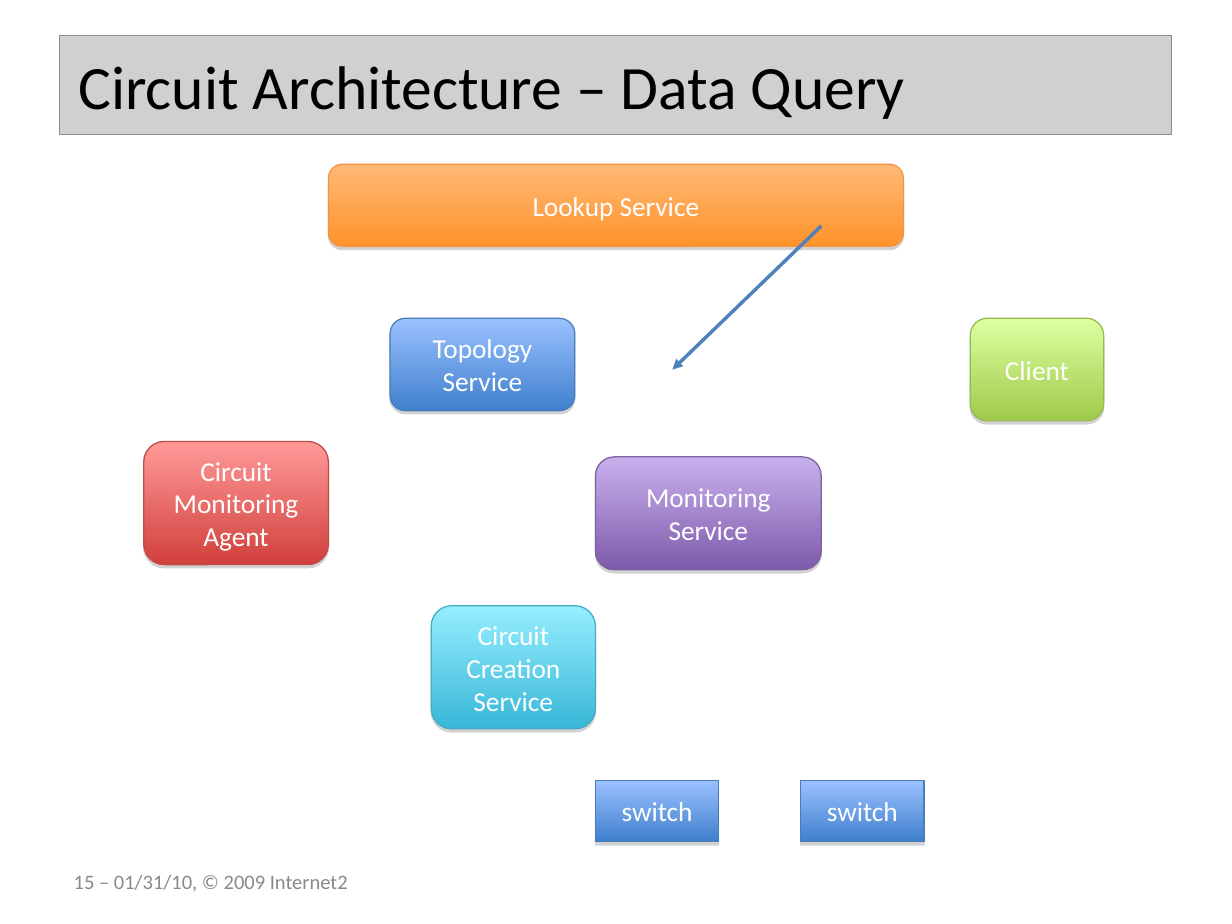
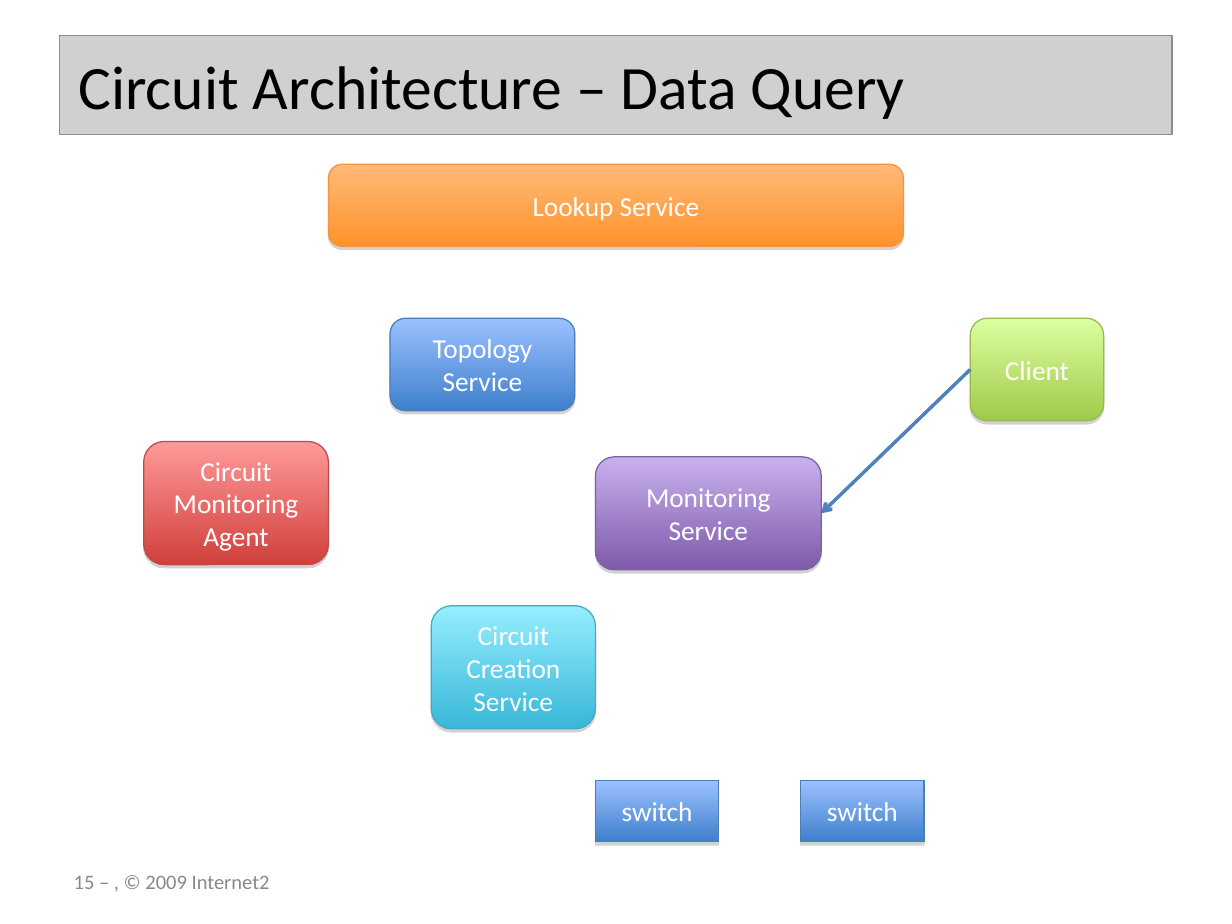
Before and after one commit to perfsonar/historical, a slide deck: slide 15 of 20100131Meet/20100131-circuit_monitoring.ppt. Drawn at 1232x924 pixels with LibreOffice and Linux fonts; fonts in the diff are those of the drawing; grey boxes stand for pictures; background and template pictures are left out. Boxes give left, top, right and bottom in pixels: in the first picture for what was removed or moved away, otherwise in the second. Text is boxed around its words. In the diff, an @@ line names an element or a change of style, - is before the commit and + after.

```diff
--- a/20100131Meet/20100131-circuit_monitoring.ppt
+++ b/20100131Meet/20100131-circuit_monitoring.ppt
@@ arrow moved from (822, 225) - (673, 370) to (971, 370) - (822, 514) @@
@@ arrow (971, 370) - (822, 514): arrowheads changed @@
@@ page number at bbox=[74, 876, 270, 889]: text changed @@
-15 – 01/31/10, © 2009 Internet2
+15 – , © 2009 Internet2
```
Also in this commit, not shown: 12 other slides changed.
